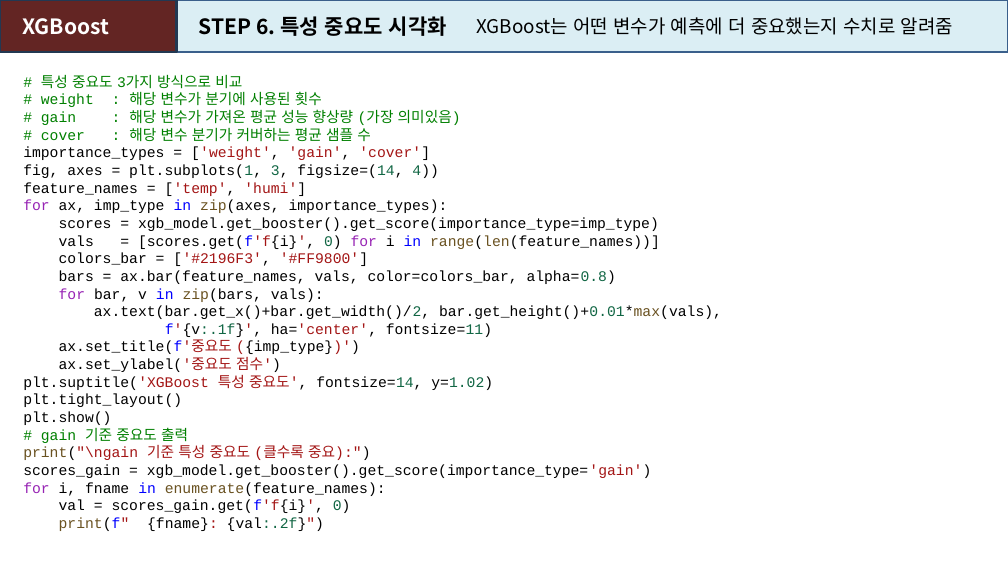
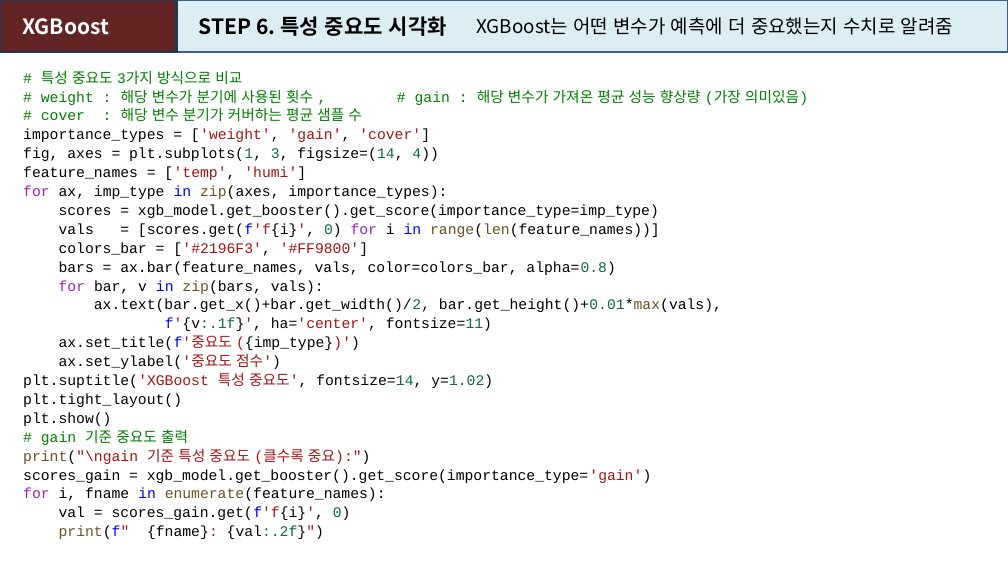
Before and after one commit to heartcom/Linux-Program, a slide deck: slide 111 of 강의자료_머신러닝_인공지능(2606).pptx (slide 110 before the commit). Drawn at 1008x567 pixels with LibreOffice and Linux fonts; fonts in the diff are those of the drawing. Boxes give left, top, right and bottom in pixels: in the first picture for what was removed or moved away, otherwise in the second. Text is boxed around its words. In the diff, an @@ line names an element or a change of style, - is before the commit and + after.

```diff
--- a/강의자료_머신러닝_인공지능(2606).pptx
+++ b/강의자료_머신러닝_인공지능(2606).pptx
@@ text at box(23, 71, 722, 539): line spacing 1 to 18pt @@
@@ text at box(41, 89, 808, 105): text changed @@
-# weight : 해당 변수가 분기에 사용된 횟수
-# gain : 해당 변수가 가져온 평균 성능 향상량 (가장 의미있음)
+# weight : 해당 변수가 분기에 사용된 횟수 , # gain : 해당 변수가 가져온 평균 성능 향상량 (가장 의미있음)
```
Also in this commit, not shown: 11 other slides changed, 51 slides added.
